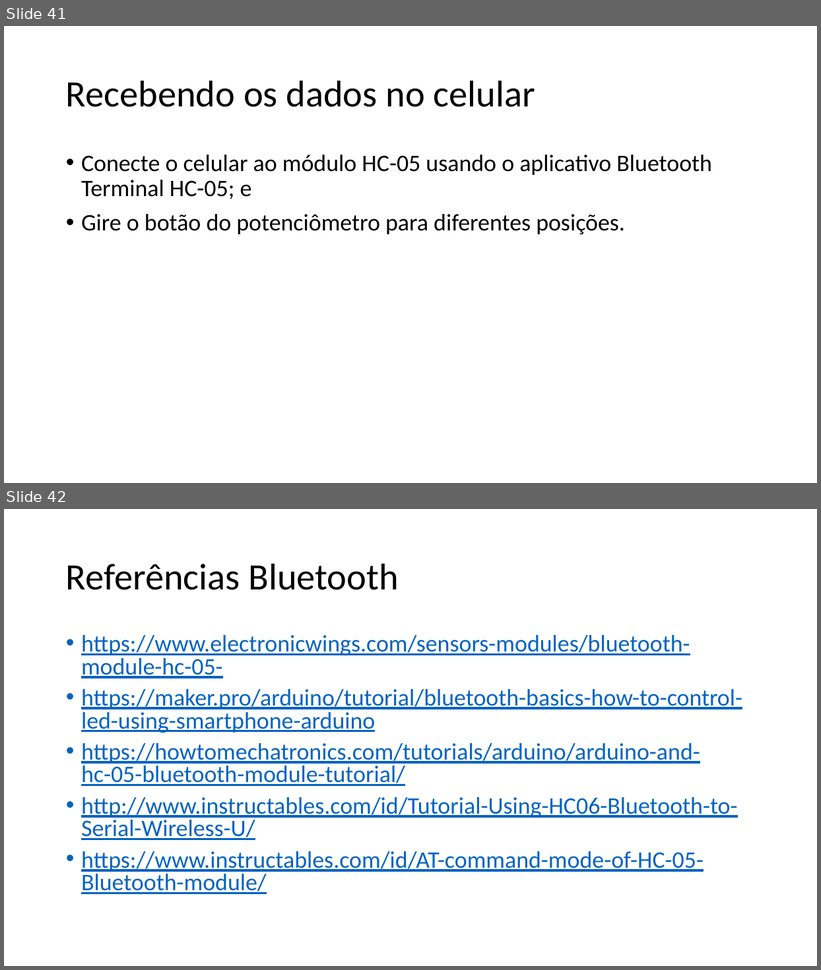
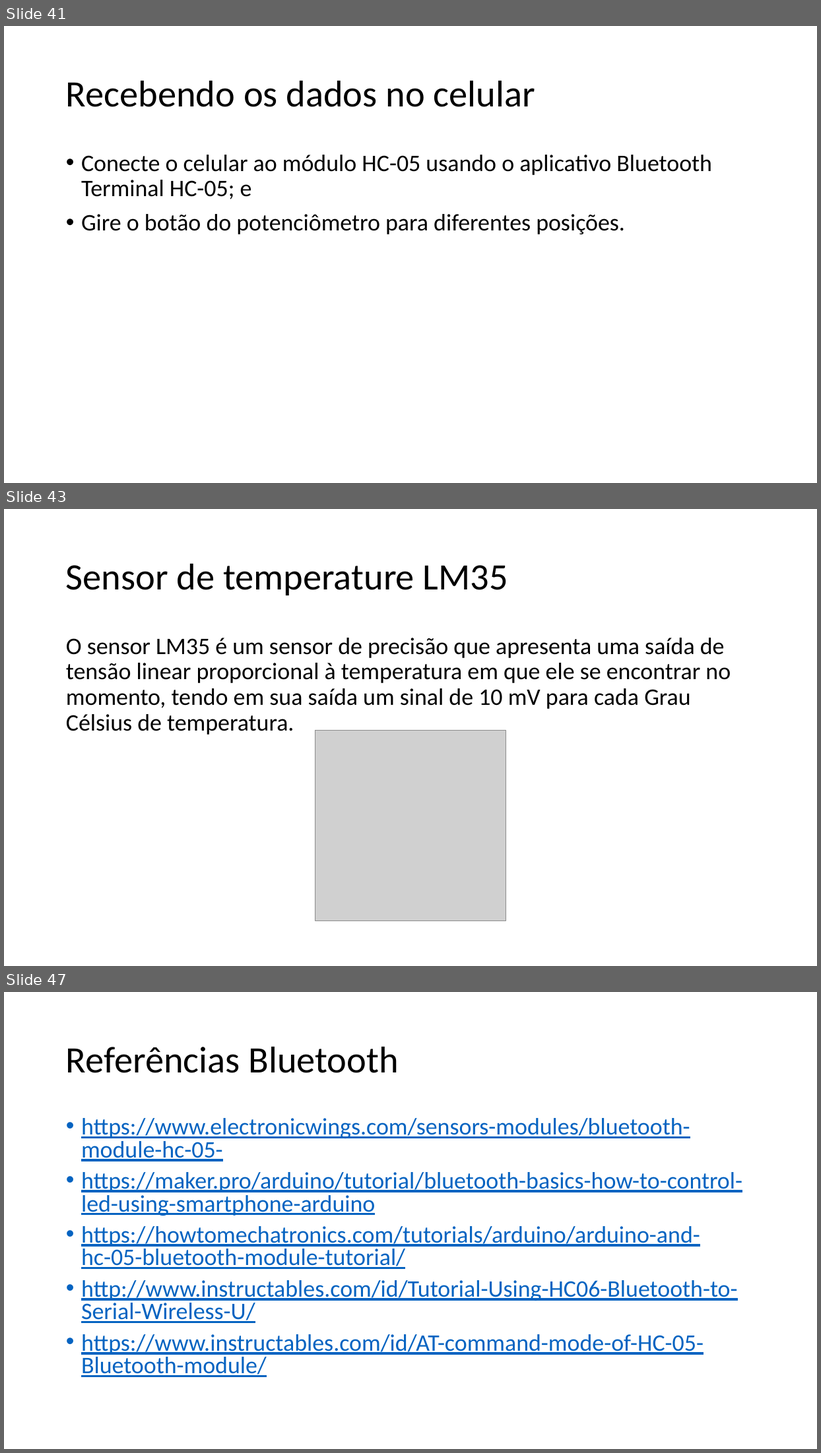
Before and after one commit to salmo-jr/public-slides, a slide deck: arduino-bluetooth.pptx. Shown one above the other, each under a label of ours: slides 41 and 42 before the commit, slides 41, 43 and 47 after it; the slides between them are not shown. The pictures are 821x970 and 821x1453 pixels, drawn with LibreOffice and Linux fonts; fonts in the diff are those of the drawing; grey boxes stand for pictures. Boxes give left, top, right and bottom in pixels: in the first picture for what was removed or moved away, otherwise in the second. Text is boxed around its words. In the diff, an @@ line names an element or a change of style, - is before the commit and + after.

Commit message:
adição dos slides da prática com o sensor de temperatura LM35

```diff
--- a/arduino-bluetooth.pptx
+++ b/arduino-bluetooth.pptx
@@ slide 43 added at box(4, 509, 817, 966), background #FFFFFF @@
@@ title added at box(66, 563, 508, 595), 44 pt, text #000000 @@
+Sensor de temperature LM35
@@ text added at box(66, 638, 731, 735), 28 pt, text #000000 @@
+O sensor LM35 é um sensor de precisão que apresenta uma saída de tensão linear proporcional à temperatura em que ele se encontrar no momento, tendo em sua saída um sinal de 10 mV para cada Grau Célsius de temperatura.
@@ picture added at box(315, 730, 506, 921) @@
@@ what was slide 42 is now slide 47 @@
```
Also in this commit, not shown: 4 other slides added, 1 other file.
